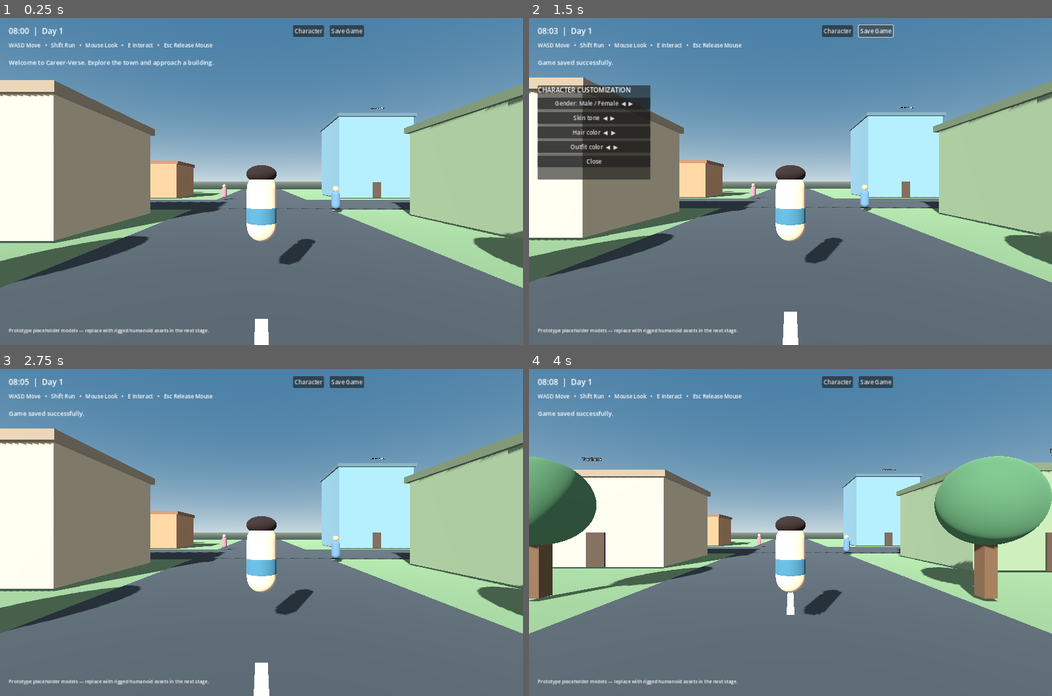
Above: before the commit, frames 1-4 (two rows, left to right).
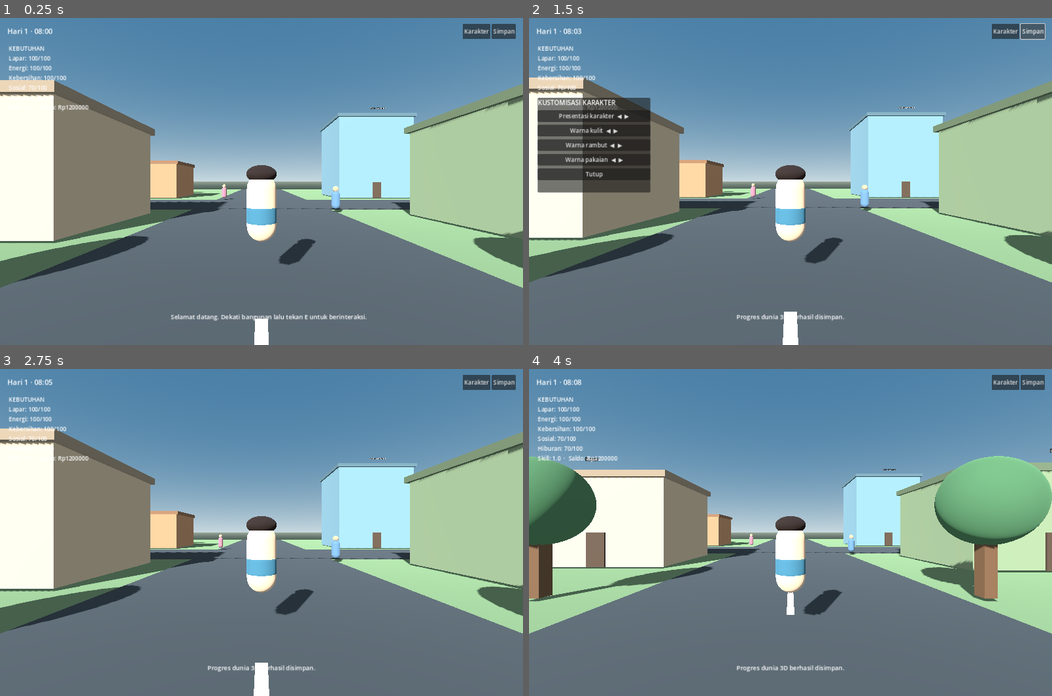
Above: after the commit, the same moments.

Repository: Chrysalunee/Career-verse
Game: Godot game, scene res://scenes/main.tscn
Two runs of this game, one before a commit and one after it. Both use one fixed random seed, a clock stepped at 60 frames per second and the inputs below.
Inputs (mouse positions are in pixels of both pictures, inside the frame that each line leads up to):
- Up to frame 1 (0.25 s): no input
- Up to frame 2 (1.5 s): click "Character" (after the commit: "Karakter") at 0.5 s; click "Save Game" (after the commit: "Simpan") at 1.25 s
- Up to frame 3 (2.75 s): click "Close" (after the commit: "Tutup") at 2 s
- Up to frame 4 (4 s): tap Enter at 2.75 s; move the mouse to (816, 532) at 2.77 s; hold E (interact) 2.78-3.53 s; hold W (move_forward) from 2.78 s (still down); tap Space (jump) at 3.02, 3.32, 3.77, 3.8 s; tap Shift (sprint) at 3.05, 3.6 s; move the mouse to (764, 532) at 3.52 s

The runs differ from the first frame. In frame 1, 2.8% of the frame differs, in the area x 1-99%, y 1-97%; in frame 2, 5.7%; in frame 3, 2.4%; in frame 4, 2.7%.

Commit message:
Add Stage 5 Godot life loop and document browser/Godot integration boundary

Diff:
--- a/Godot-Career-Verse/scripts/main.gd
+++ b/Godot-Career-Verse/scripts/main.gd
@@ -1,15 +1,28 @@
 extends Node3D
 
 const PLAYER_SCRIPT = preload("res://scripts/player_controller.gd")
+const NEED_DECAY_PER_GAME_MINUTE := {"hunger": 0.028, "energy": 0.018, "hygiene": 0.014, "social": 0.009, "fun": 0.011}
+const NEED_LABELS := {"hunger": "Lapar", "energy": "Energi", "hygiene": "Kebersihan", "social": "Sosial", "fun": "Hiburan"}
+const SAVE_PATH := "user://career_verse_3d_save.json"
+
 var player: CVPlayer
 var sun: DirectionalLight3D
-var clock_minutes: float = 8.0 * 60.0
+var clock_minutes := 8.0 * 60.0
+var day_count := 1
+var game_minutes_elapsed := 0.0
+var needs := {"hunger": 100.0, "energy": 100.0, "hygiene": 100.0, "social": 70.0, "fun": 70.0}
+var skill := 1.0
+var wallet := 1200000
 var info_label: Label
 var clock_label: Label
+var needs_label: Label
 var customization_panel: PanelContainer
-var save_path := "user://career_verse_3d_save.json"
+var touch_controls: Control
+var npc_routines: Array[Dictionary] = []
+var career_data: Dictionary = {}
 
 func _ready() -> void:
+	_load_career_reference_data()
 	_build_environment()
 	_build_town()
 	_build_player()
@@ -17,12 +30,36 @@
 	_load_game()
 
 func _process(delta: float) -> void:
-	clock_minutes = fmod(clock_minutes + delta * 2.0, 1440.0)
+	var game_minutes := delta * 2.0
+	game_minutes_elapsed += game_minutes
+	clock_minutes += game_minutes
+	while clock_minutes >= 1440.0:
+		clock_minutes -= 1440.0
+		day_count += 1
+	for need in NEED_DECAY_PER_GAME_MINUTE:
+		needs[need] = maxf(0.0, float(needs[need]) - float(NEED_DECAY_PER_GAME_MINUTE[need]) * game_minutes)
+	_update_clock_and_lighting()
+	_update_needs_display()
+	_update_npc_routines(delta)
+
+func _load_career_reference_data() -> void:
+	# The browser prototype remains the source of truth for hiring/career gameplay.
+	# Read a small reference snapshot when this folder is hosted at the repository root.
+	var path := "res://../Career-verse-main/data/world/company-workplaces.json"
+	if not FileAccess.file_exists(path):
+		return
+	var file := FileAccess.open(path, FileAccess.READ)
+	if file:
+		var parsed = JSON.parse_string(file.get_as_text())
+		if parsed is Dictionary:
+			career_data = parsed
+
+func _update_clock_and_lighting() -> void:
 	var hour := int(clock_minutes / 60.0)
 	var minute := int(clock_minutes) % 60
-	clock_label.text = "%02d:%02d  |  Day 1" % [hour, minute]
+	clock_label.text = "Hari %d · %02d:%02d" % [day_count, hour, minute]
+	var daylight := clampf(sin((clock_minutes / 1440.0) * TAU - PI / 2.0) * 0.5 + 0.5, 0.12, 1.0)
 	sun.rotation_degrees.x = -((clock_minutes / 1440.0) * 360.0 - 90.0)
-	var daylight := clampf(sin((clock_minutes / 1440.0) * TAU - PI / 2.0) * 0.5 + 0.5, 0.12, 1.0)
 	sun.light_energy = lerpf(0.18, 1.15, daylight)
 
 func _build_environment() -> void:
@@ -55,20 +92,20 @@
 	for i in range(8):
 		var z := -34.0 + float(i) * 9.5
 		_add_box("RoadLine", Vector3(0, 0.005, z), Vector3(0.22, 0.02, 3.5), Color("#e9dfbd"), false)
-	_add_building("Home", "Your home", "Rest, change your appearance, and manage your daily routine.", Vector3(-13, 0, 12), Vector3(9, 6, 8), Color("#d6b99a"))
-	_add_building("Office", "Nusa Global Office", "Explore career opportunities and start your working day.", Vector3(17, 0, -13), Vector3(11, 12, 10), Color("#7c9da9"))
-	_add_building("Cafe", "Kafe Senja", "Buy food and meet other residents of the town.", Vector3(-17, 0, -12), Vector3(9, 5, 8), Color("#c58e68"))
-	_add_building("Market", "Pasar Harian", "Shop for daily essentials and groceries.", Vector3(16, 0, 13), Vector3(10, 6, 9), Color("#8d9d78"))
-	_add_building("School", "Nusa Bangsa School", "Learn new skills and improve your qualifications.", Vector3(31, 0, 1), Vector3(10, 7, 12), Color("#d6c77e"))
-	_add_building("Park", "Central Park Pavilion", "Take a break and improve your happiness.", Vector3(-31, 0, 0), Vector3(8, 4, 8), Color("#7c9b83"))
+	_add_building("home", "Rumah", "Beristirahat dan memulihkan energi serta kebersihan.", Vector3(-13, 0, 12), Vector3(9, 6, 8), Color("#d6b99a"))
+	_add_building("workplace", "Kantor Nusa Global", "Tempat kerja simulasi. Karier dan tugas lengkap tetap tersedia di game browser.", Vector3(17, 0, -13), Vector3(11, 12, 10), Color("#7c9da9"))
+	_add_building("cafe", "Kafe Senja", "Makan dan bertemu warga untuk memulihkan rasa lapar.", Vector3(-17, 0, -12), Vector3(9, 5, 8), Color("#c58e68"))
+	_add_building("market", "Pasar Harian", "Membeli makanan dan kebutuhan sehari-hari.", Vector3(16, 0, 13), Vector3(10, 6, 9), Color("#8d9d78"))
+	_add_building("school", "Sekolah Nusa Bangsa", "Belajar untuk meningkatkan skill simulasi.", Vector3(31, 0, 1), Vector3(10, 7, 12), Color("#d6c77e"))
+	_add_building("park", "Taman Kota", "Bersantai untuk memulihkan hiburan dan kebutuhan sosial.", Vector3(-31, 0, 0), Vector3(8, 4, 8), Color("#7c9b83"))
 	for x in [-25.0, 25.0]:
 		for z in [-27.0, 27.0]:
 			_add_lamp(Vector3(x, 0, z))
 	for i in range(7):
 		_add_tree(Vector3(-25 + i * 8.0, 0, 23 if i % 2 == 0 else -23))
-	_add_npc(Vector3(-5, 0, -5), Color("#b77c8b"))
-	_add_npc(Vector3(6, 0, 7), Color("#6688a5"))
-	_add_npc(Vector3(24, 0, -2), Color("#b68c55"))
+	_add_npc("ResidentA", Vector3(-5, 0, -5), Color("#b77c8b"), [Vector3(-5, 0, -5), Vector3(-11, 0, -8), Vector3(-8, 0, 2)])
+	_add_npc("ResidentB", Vector3(6, 0, 7), Color("#6688a5"), [Vector3(6, 0, 7), Vector3(11, 0, 4), Vector3(4, 0, -3)])
+	_add_npc("ResidentC", Vector3(24, 0, -2), Color("#b68c55"), [Vector3(24, 0, -2), Vector3(19, 0, -5), Vector3(26, 0, 6)])
 
 func _add_box(object_name: String, pos: Vector3, size: Vector3, color: Color, collision: bool = true) -> StaticBody3D:
 	var body := StaticBody3D.new()
@@ -93,11 +130,12 @@
 	return body
 
 func _add_building(id: String, title: String, description: String, pos: Vector3, size: Vector3, color: Color) -> void:
-	var body := _add_box(id, pos + Vector3(0, size.y / 2.0, 0), size, color)
+	var body := _add_box(id.capitalize(), pos + Vector3(0, size.y / 2.0, 0), size, color)
+	body.set_meta("building_id", id)
 	body.set_meta("building_name", title)
 	body.set_meta("building_description", description)
-	var roof := _add_box(id + "Roof", pos + Vector3(0, size.y + 0.22, 0), Vector3(size.x + 0.5, 0.45, size.z + 0.5), color.darkened(0.25), false)
-	var door := _add_box(id + "Door", pos + Vector3(0, 1.15, size.z / 2.0 + 0.04), Vector3(1.25, 2.3, 0.12), Color("#594638"), false)
+	_add_box(id.capitalize() + "Roof", pos + Vector3(0, size.y + 0.22, 0), Vector3(size.x + 0.5, 0.45, size.z + 0.5), color.darkened(0.25), false)
+	_add_box(id.capitalize() + "Door", pos + Vector3(0, 1.15, size.z / 2.0 + 0.04), Vector3(1.25, 2.3, 0.12), Color("#594638"), false)
 	var sign := Label3D.new()
 	sign.text = title
 	sign.font_size = 30
@@ -122,13 +160,14 @@
 	sphere.height = 3.1
 	foliage.mesh = sphere
 	foliage.position = pos + Vector3(0, 3.4, 0)
-	var mat := StandardMaterial3D.new()
-	mat.albedo_color = Color("#527b55")
-	foliage.material_override = mat
+	var material := StandardMaterial3D.new()
+	material.albedo_color = Color("#527b55")
+	foliage.material_override = material
 	add_child(foliage)
 
-func _add_npc(pos: Vector3, color: Color) -> void:
+func _add_npc(npc_name: String, pos: Vector3, color: Color, waypoints: Array[Vector3]) -> void:
 	var npc := Node3D.new()
+	npc.name = npc_name
 	npc.position = pos
 	var torso := MeshInstance3D.new()
 	var capsule := CapsuleMesh.new()
@@ -136,9 +175,9 @@
 	capsule.height = 1.45
 	torso.mesh = capsule
 	torso.position.y = 0.95
-	var mat := StandardMaterial3D.new()
-	mat.albedo_color = color
-	torso.material_override = mat
+	var body_material := StandardMaterial3D.new()
+	body_material.albedo_color = color
+	torso.material_override = body_material
 	npc.add_child(torso)
 	var head := MeshInstance3D.new()
 	var sphere := SphereMesh.new()
@@ -151,6 +190,26 @@
 	head.material_override = skin
 	npc.add_child(head)
 	add_child(npc)
+	npc_routines.append({"node": npc, "waypoints": waypoints, "index": 0, "wait": randf_range(0.0, 2.0), "speed": randf_range(0.7, 1.15)})
+
+func _update_npc_routines(delta: float) -> void:
+	for routine in npc_routines:
+		var npc: Node3D = routine.node
+		var waypoints: Array = routine.waypoints
+		if not is_instance_valid(npc) or waypoints.is_empty():
+			continue
+		if float(routine.wait) > 0.0:
+			routine.wait = maxf(0.0, float(routine.wait) - delta)
+			continue
+		var target: Vector3 = waypoints[int(routine.index)]
+		var offset := target - npc.position
+		offset.y = 0.0
+		if offset.length() < 0.25:
+			routine.index = (int(routine.index) + 1) % waypoints.size()
+			routine.wait = randf_range(0.8, 2.2)
+			continue
+		npc.position += offset.normalized() * float(routine.speed) * delta
+		npc.rotation.y = atan2(offset.x, offset.z)
 
 func _build_player() -> void:
 	var player_node := CharacterBody3D.new()
@@ -212,37 +271,42 @@
 	root.set_anchors_and_offsets_preset(Control.PRESET_FULL_RECT)
 	layer.add_child(root)
 	var top := HBoxContainer.new()
-	top.position = Vector2(24, 20)
-	top.add_theme_constant_override("separation", 16)
+	top.set_anchors_and_offsets_preset(Control.PRESET_TOP_WIDE)
+	top.offset_left = 20
+	top.offset_top = 16
+	top.offset_right = -20
+	top.offset_bottom = 58
 	root.add_child(top)
 	clock_label = Label.new()
-	clock_label.add_theme_font_size_override("font_size", 22)
-	clock_label.text = "08:00  |  Day 1"
+	clock_label.add_theme_font_size_override("font_size", 20)
+	clock_label.text = "Hari 1 · 08:00"
 	top.add_child(clock_label)
 	var spacer := Control.new()
-	spacer.custom_minimum_size.x = 600
+	spacer.size_flags_horizontal = Control.SIZE_EXPAND_FILL
 	top.add_child(spacer)
 	var profile := Button.new()
-	profile.text = "Character"
+	profile.text = "Karakter"
 	profile.pressed.connect(_toggle_customization)
 	top.add_child(profile)
 	var save_button := Button.new()
-	save_button.text = "Save Game"
+	save_button.text = "Simpan"
 	save_button.pressed.connect(_save_game)
 	top.add_child(save_button)
-	var help := Label.new()
-	help.text = "WASD Move   •   Shift Run   •   Mouse Look   •   E Interact   •   Esc Release Mouse"
-	help.position = Vector2(24, 64)
-	help.add_theme_font_size_override("font_size", 15)
-	root.add_child(help)
+	needs_label = Label.new()
+	needs_label.position = Vector2(24, 72)
+	needs_label.custom_minimum_size = Vector2(260, 145)
+	needs_label.add_theme_font_size_override("font_size", 16)
+	root.add_child(needs_label)
 	info_label = Label.new()
-	info_label.position = Vector2(24, 110)
-	info_label.custom_minimum_size = Vector2(420, 100)
+	info_label.set_anchors_and_offsets_preset(Control.PRESET_CENTER_BOTTOM)
+	info_label.position = Vector2(-250, -90)
+	info_label.custom_minimum_size = Vector2(500, 60)
+	info_label.horizontal_alignment = HORIZONTAL_ALIGNMENT_CENTER
 	info_label.add_theme_font_size_override("font_size", 17)
-	info_label.text = "Welcome to Career-Verse. Explore the town and approach a building."
+	info_label.text = "Selamat datang. Dekati bangunan lalu tekan E untuk berinteraksi."
 	root.add_child(info_label)
 	customization_panel = PanelContainer.new()
-	customization_panel.position = Vector2(24, 185)
+	customization_panel.position = Vector2(24, 220)
 	customization_panel.custom_minimum_size = Vector2(310, 260)
 	customization_panel.visible = false
 	root.add_child(customization_panel)
@@ -250,22 +314,45 @@
 	content.add_theme_constant_override("separation", 8)
 	customization_panel.add_child(content)
 	var heading := Label.new()
-	heading.text = "CHARACTER CUSTOMIZATION"
+	heading.text = "KUSTOMISASI KARAKTER"
 	heading.add_theme_font_size_override("font_size", 18)
 	content.add_child(heading)
-	_add_custom_button(content, "Gender: Male / Female", 1, 0, 0, 0)
-	_add_custom_button(content, "Skin tone", 0, 1, 0, 0)
-	_add_custom_button(content, "Hair color", 0, 0, 1, 0)
-	_add_custom_button(content, "Outfit color", 0, 0, 0, 1)
+	_add_custom_button(content, "Presentasi karakter", 1, 0, 0, 0)
+	_add_custom_button(content, "Warna kulit", 0, 1, 0, 0)
+	_add_custom_button(content, "Warna rambut", 0, 0, 1, 0)
+	_add_custom_button(content, "Warna pakaian", 0, 0, 0, 1)
 	var close := Button.new()
-	close.text = "Close"
+	close.text = "Tutup"
 	close.pressed.connect(_close_customization)
 	content.add_child(close)
-	var footer := Label.new()
-	footer.text = "Prototype placeholder models — replace with rigged humanoid assets in the next stage."
-	footer.position = Vector2(24, 850)
-	footer.add_theme_font_size_override("font_size", 13)
-	root.add_child(footer)
+	_build_touch_controls(root)
+	_update_needs_display()
+
+func _build_touch_controls(root: Control) -> void:
+	touch_controls = Control.new()
+	touch_controls.set_anchors_and_offsets_preset(Control.PRESET_FULL_RECT)
+	touch_controls.mouse_filter = Control.MOUSE_FILTER_IGNORE
+	touch_controls.visible = OS.has_feature("mobile")
+	root.add_child(touch_controls)
+	_add_touch_button("↑", "move_forward", Vector2(76, -190), Vector2(64, 64))
+	_add_touch_button("←", "move_left", Vector2(8, -122), Vector2(64, 64))
+	_add_touch_button("↓", "move_back", Vector2(76, -122), Vector2(64, 64))
+	_add_touch_button("→", "move_right", Vector2(144, -122), Vector2(64, 64))
+	_add_touch_button("Lari", "sprint", Vector2(-168, -190), Vector2(72, 58))
+	_add_touch_button("Lompat", "jump", Vector2(-88, -190), Vector2(78, 58))
+	_add_touch_button("Interaksi", "interact", Vector2(-168, -122), Vector2(158, 58))
+
+func _add_touch_button(caption: String, action: String, offset: Vector2, dimensions: Vector2) -> void:
+	var button := Button.new()
+	button.text = caption
+	button.custom_minimum_size = dimensions
+	button.set_anchors_preset(Control.PRESET_BOTTOM_RIGHT)
+	button.position = offset
+	button.size = dimensions
+	button.focus_mode = Control.FOCUS_NONE
+	button.button_down.connect(func(): Input.action_press(action))
+	button.button_up.connect(func(): Input.action_release(action))
+	touch_controls.add_child(button)
 
 func _add_custom_button(parent: VBoxContainer, caption: String, gender: int, skin: int, hair: int, outfit: int) -> void:
 	var button := Button.new()
@@ -284,37 +371,88 @@
 	player.mouse_captured = true
 	Input.mouse_mode = Input.MOUSE_MODE_CAPTURED
 
-func _on_interacted(target_name: String, description: String) -> void:
-	info_label.text = "%s\n%s" % [target_name, description]
+func _update_needs_display() -> void:
+	if not is_instance_valid(needs_label):
+		return
+	var lines: Array[String] = []
+	for need in NEED_LABELS:
+		lines.append("%s: %d/100" % [NEED_LABELS[need], roundi(float(needs[need]))])
+	lines.append("Skill: %.1f  ·  Saldo: Rp%s" % [skill, String.num_int64(wallet)])
+	needs_label.text = "KEBUTUHAN\n" + "\n".join(lines)
+
+func _on_interacted(target_id: String, target_name: String, description: String) -> void:
+	var feedback := description
+	match target_id:
+		"home":
+			needs.energy = minf(100.0, float(needs.energy) + 30.0)
+			needs.hygiene = minf(100.0, float(needs.hygiene) + 28.0)
+			feedback = "Beristirahat di rumah. Energi dan kebersihan pulih."
+		"cafe", "market":
+			if wallet >= 25000:
+				wallet -= 25000
+				needs.hunger = minf(100.0, float(needs.hunger) + 32.0)
+				feedback = "Membeli makanan seharga Rp25.000. Rasa lapar berkurang."
+			else:
+				feedback = "Saldo belum cukup untuk membeli makanan."
+		"park":
+			needs.fun = minf(100.0, float(needs.fun) + 28.0)
+			needs.social = minf(100.0, float(needs.social) + 16.0)
+			feedback = "Bersantai di taman. Hiburan dan kebutuhan sosial pulih."
+		"school":
+			skill = minf(10.0, skill + 0.2)
+			feedback = "Mengikuti sesi belajar singkat. Skill simulasi naik 0,2."
+		"workplace":
+			feedback = "Lokasi kerja simulasi. Untuk lamaran, tugas, gaji, dan promosi, gunakan Career-Verse versi browser."
+	info_label.text = "%s\n%s" % [target_name, feedback]
+	_update_needs_display()
 
 func _save_game() -> void:
 	var data := {
+		"schema_version": 2,
 		"player_position": [player.global_position.x, player.global_position.y, player.global_position.z],
 		"clock_minutes": clock_minutes,
+		"day_count": day_count,
+		"game_minutes_elapsed": game_minutes_elapsed,
+		"needs": needs,
+		"skill": skill,
+		"wallet": wallet,
 		"gender_index": player.gender_index,
 		"skin_index": player.skin_index,
 		"hair_index": player.hair_index,
 		"outfit_index": player.outfit_index
 	}
-	var file := FileAccess.open(save_path, FileAccess.WRITE)
+	var file := FileAccess.open(SAVE_PATH, FileAccess.WRITE)
 	if file:
 		file.store_string(JSON.stringify(data, "\t"))
-		info_label.text = "Game saved successfully."
+		info_label.text = "Progres dunia 3D berhasil disimpan."
+	else:
+		info_label.text = "Tidak dapat menyimpan progres di perangkat ini."
 
 func _load_game() -> void:
-	if not FileAccess.file_exists(save_path):
+	if not FileAccess.file_exists(SAVE_PATH):
 		return
-	var file := FileAccess.open(save_path, FileAccess.READ)
+	var file := FileAccess.open(SAVE_PATH, FileAccess.READ)
 	if not file:
 		return
 	var parsed = JSON.parse_string(file.get_as_text())
-	if typeof(parsed) != TYPE_DICTIONARY:
+	if not parsed is Dictionary:
 		return
 	var pos: Array = parsed.get("player_position", [0, 1.2, 20])
-	player.global_position = Vector3(float(pos[0]), float(pos[1]), float(pos[2]))
-	clock_minutes = float(parsed.get("clock_minutes", 480.0))
+	if pos.size() >= 3:
+		player.global_position = Vector3(float(pos[0]), float(pos[1]), float(pos[2]))
+	clock_minutes = fposmod(float(parsed.get("clock_minutes", 480.0)), 1440.0)
+	day_count = maxi(1, int(parsed.get("day_count", 1)))
+	game_minutes_elapsed = maxf(0.0, float(parsed.get("game_minutes_elapsed", 0.0)))
+	var saved_needs = parsed.get("needs", {})
+	if saved_needs is Dictionary:
+		for need in needs:
+			needs[need] = clampf(float(saved_needs.get(need, needs[need])), 0.0, 100.0)
+	skill = clampf(float(parsed.get("skill", skill)), 1.0, 10.0)
+	wallet = maxi(0, int(parsed.get("wallet", wallet)))
 	player.gender_index = int(parsed.get("gender_index", 0))
 	player.skin_index = int(parsed.get("skin_index", 0))
 	player.hair_index = int(parsed.get("hair_index", 0))
 	player.outfit_index = int(parsed.get("outfit_index", 0))
 	player._apply_appearance()
+	_update_clock_and_lighting()
+	_update_needs_display()
--- a/Godot-Career-Verse/scripts/player_controller.gd
+++ b/Godot-Career-Verse/scripts/player_controller.gd
@@ -1,7 +1,7 @@
 extends CharacterBody3D
 class_name CVPlayer
 
-signal interacted(target_name: String, description: String)
+signal interacted(target_id: String, target_name: String, description: String)
 
 @export var move_speed: float = 5.2
 @export var sprint_multiplier: float = 1.65
@@ -41,7 +41,8 @@
 		InputMap.add_action(action)
 	var event := InputEventKey.new()
 	event.physical_keycode = key
-	InputMap.action_add_event(action, event)
+	if not InputMap.action_has_event(action, event):
+		InputMap.action_add_event(action, event)
 
 func _unhandled_input(event: InputEvent) -> void:
 	if event is InputEventMouseMotion and mouse_captured:
@@ -58,17 +59,15 @@
 		velocity.y -= gravity * delta
 	elif Input.is_action_just_pressed("jump"):
 		velocity.y = 4.5
-
 	var input_vector := Input.get_vector("move_left", "move_right", "move_forward", "move_back")
 	var basis := pivot.global_transform.basis
-	var direction := (basis.x * input_vector.x + -basis.z * input_vector.y)
+	var direction := basis.x * input_vector.x + -basis.z * input_vector.y
 	direction.y = 0.0
 	direction = direction.normalized()
 	var speed := move_speed * (sprint_multiplier if Input.is_action_pressed("sprint") else 1.0)
 	velocity.x = move_toward(velocity.x, direction.x * speed, 22.0 * delta)
 	velocity.z = move_toward(velocity.z, direction.z * speed, 22.0 * delta)
 	move_and_slide()
-
 	if direction.length_squared() > 0.01:
 		var target_angle := atan2(direction.x, direction.z)
 		body_mesh.rotation.y = lerp_angle(body_mesh.rotation.y, target_angle, 10.0 * delta)
@@ -80,7 +79,11 @@
 	query.exclude = [get_rid()]
 	var hit := get_world_3d().direct_space_state.intersect_ray(query)
 	if hit and hit.collider.has_meta("building_name"):
-		interacted.emit(str(hit.collider.get_meta("building_name")), str(hit.collider.get_meta("building_description")))
+		interacted.emit(
+			str(hit.collider.get_meta("building_id", "")),
+			str(hit.collider.get_meta("building_name")),
+			str(hit.collider.get_meta("building_description"))
+		)
 
 func customize(gender_delta: int = 0, skin_delta: int = 0, hair_delta: int = 0, outfit_delta: int = 0) -> void:
 	gender_index = posmod(gender_index + gender_delta, 2)
Not shown, added: Godot-Career-Verse/CHANGELOG-STAGE-5.md
Not shown, changed: Godot-Career-Verse/docs/TECHNICAL-PLAN.md
